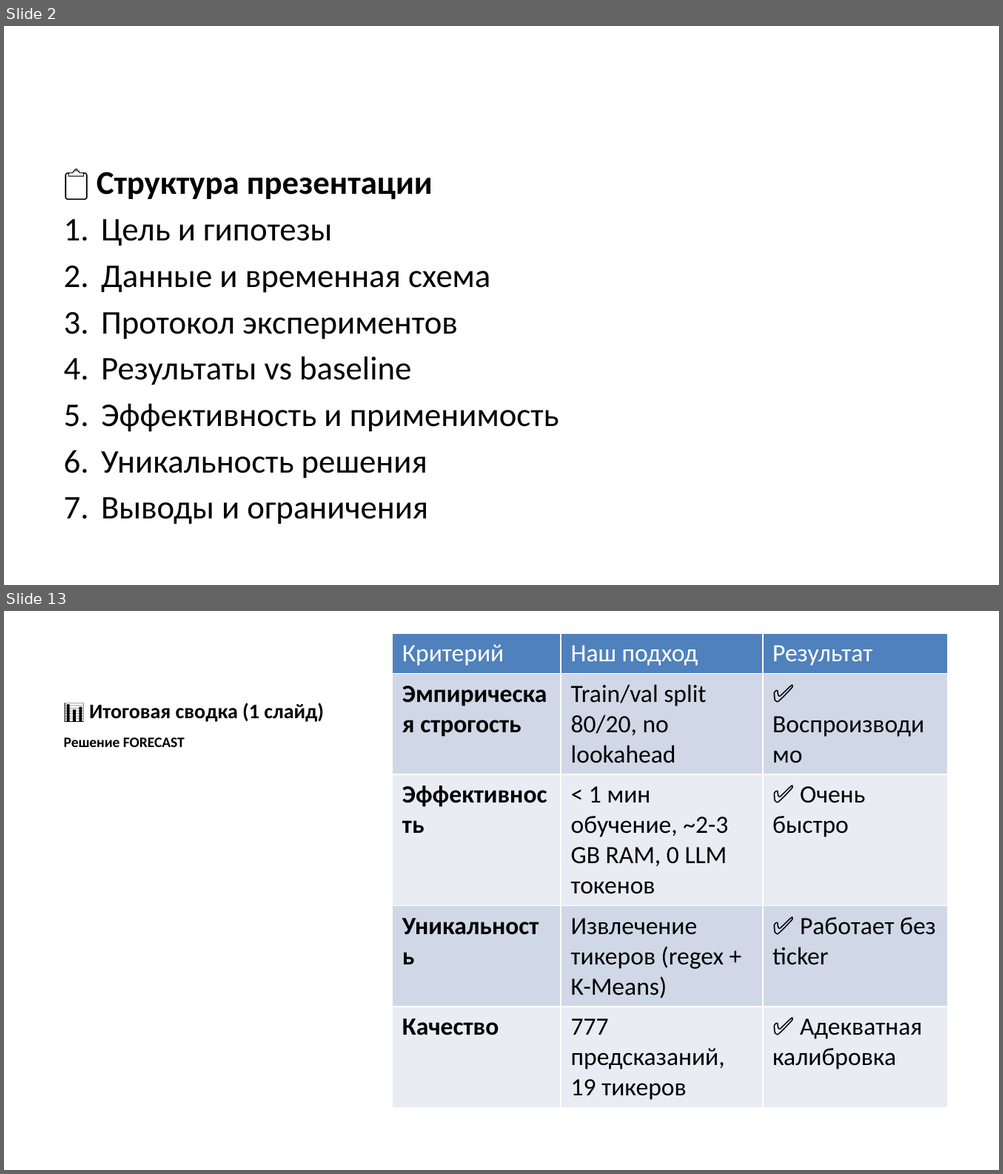
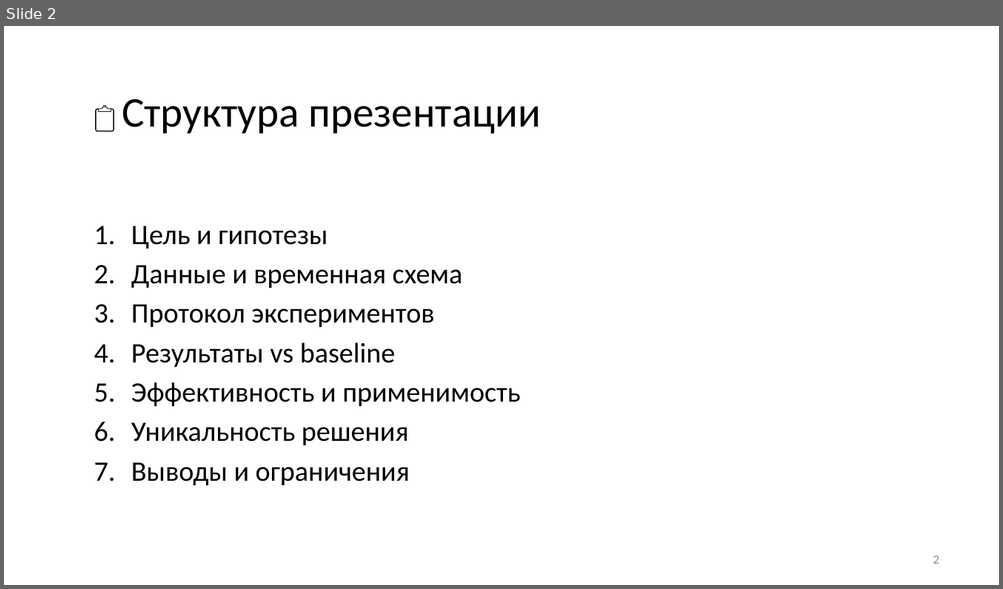
Before and after one commit to sokanaid/finnam-forecast-pulsetech, a slide deck: PITCH_PRESENTATION.pptx. Shown one above the other, each under a label of ours: slides 2 and 13 before the commit, slide 2 after it; the slides between them are not shown. The pictures are 1003x1174 and 1003x589 pixels, drawn with LibreOffice and Linux fonts; fonts in the diff are those of the drawing. Boxes give left, top, right and bottom in pixels: in the first picture for what was removed or moved away, otherwise in the second. Text is boxed around its words. In the diff, an @@ line names an element or a change of style, - is before the commit and + after.

Commit message:
Final updates: clean up presentation formatting

```diff
--- a/PITCH_PRESENTATION.pptx
+++ b/PITCH_PRESENTATION.pptx
@@ slide 13 removed at [4,611,999,1170], background #FFFFFF @@
@@ table removed at [392,633,947,1109], 5 rows, 3 columns @@
-Критерий | Наш подход | Результат
-Эмпирическая строгость | Train/val split 80/20, no lookahead | ✅ Воспроизводимо
-Эффективность | < 1 мин обучение, ~2-3 GB RAM, 0 LLM токенов | ✅ Очень быстро
-Уникальность | Извлечение тикеров (regex + K-Means) | ✅ Работает без ticker
-Качество | 777 предсказаний, 19 тикеров | ✅ Адекватная калибровка
@@ title removed at [89,703,324,722] @@
-📊 Итоговая сводка (1 слайд)
@@ text removed at [64,738,185,747] @@
-Решение FORECAST
@@ slide 2 changed as well @@
@@ text "📋 Структура презентации": place and size @@
-text "📋 Структура презентации" at [96,172,559,525]
+text "📋 Структура презентации" at [122,99,540,486]
@@ text "📋 Структура презентации" at [122,99,540,486]: size 24 to 20.4 pt in "📋", "Цель и гипотезы", "Данные и временная схема", "Протокол экспериментов" and 4 more places; size 24 to 30.6 pt, bold off in "Структура презентации" @@
@@ page number added at [933,556,939,564], 9 pt, text #8C8C8C @@
+2
```
Also in this commit, not shown: 8 other slides changed, 4 slides added, 7 other slides removed, 1 other file.
